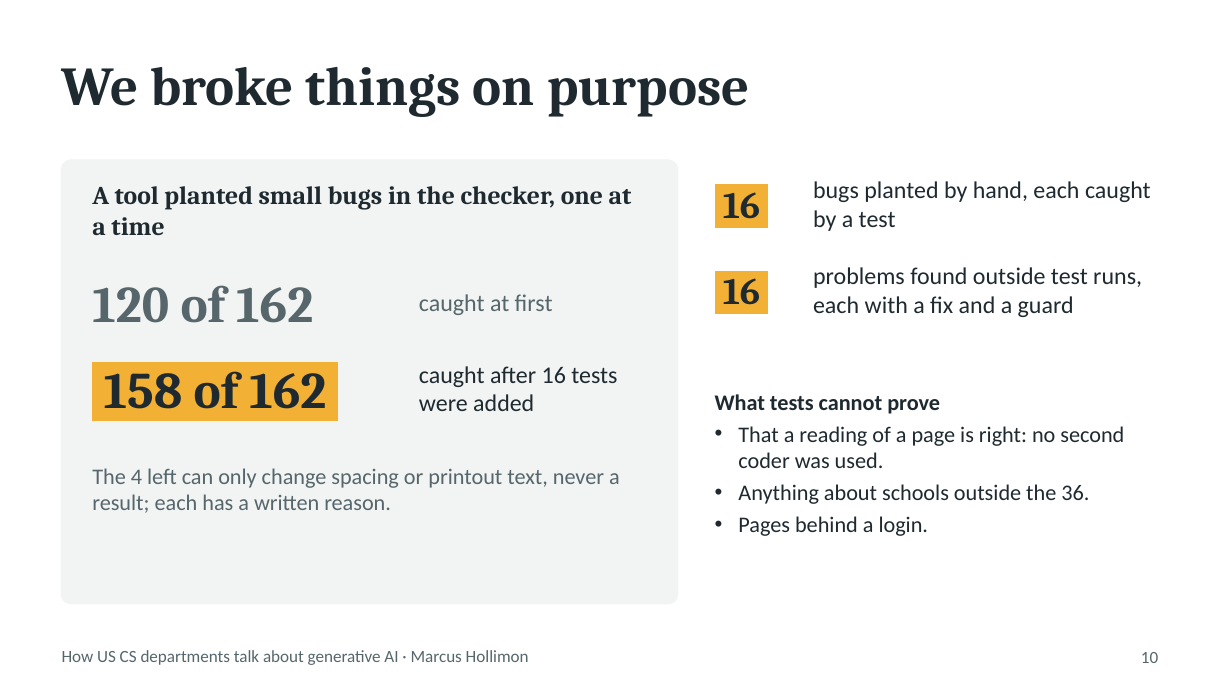
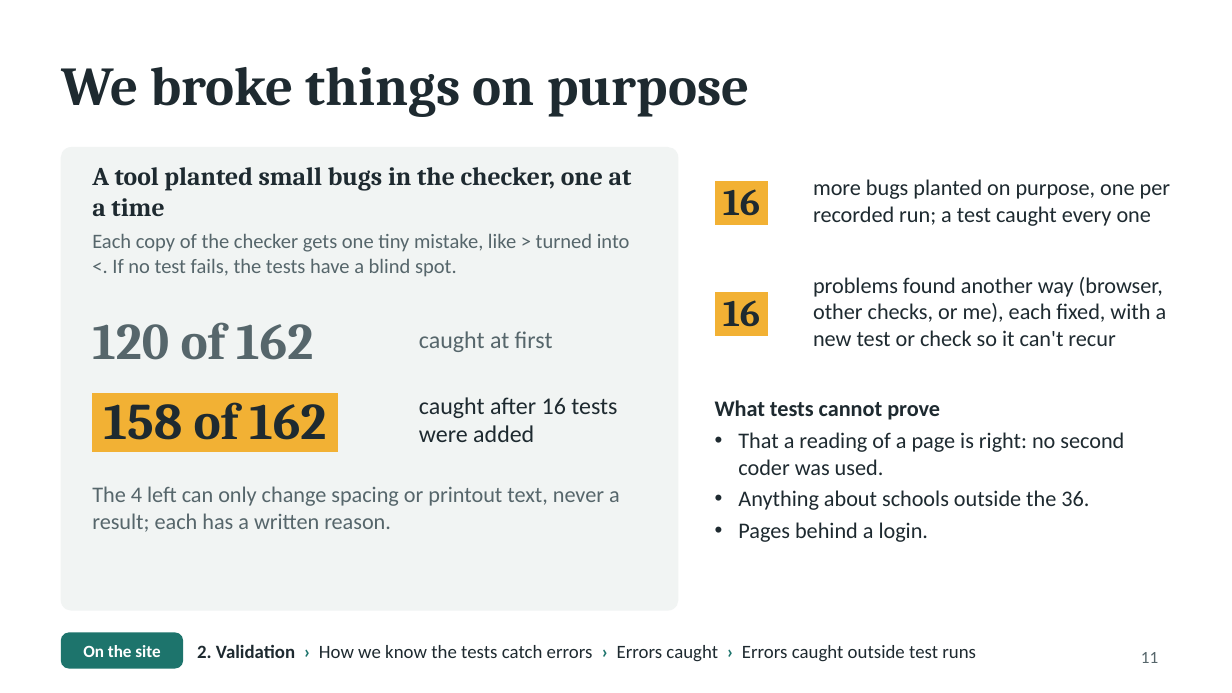
Before and after one commit to Marcus-Hollimon/Project-2-AI-Use-In-Schools, a slide deck: slide 11 of presentation/AI-in-CS-departments.pptx (slide 10 before the commit). Drawn at 1232x693 pixels with LibreOffice and Linux fonts; fonts in the diff are those of the drawing. Boxes give left, top, right and bottom in pixels: in the first picture for what was removed or moved away, otherwise in the second. Text is boxed around its words. In the diff, an @@ line names an element or a change of style, - is before the commit and + after.

```diff
--- a/presentation/AI-in-CS-departments.pptx
+++ b/presentation/AI-in-CS-departments.pptx
@@ rounded rectangle: place and size @@
-rounded rectangle at (62, 160, 678, 604)
+rounded rectangle at (62, 148, 678, 610)
@@ rounded rectangle at (62, 148, 678, 610): proportions changed @@
@@ text "A tool planted small bugs ...": place and size @@
-text "A tool planted small bugs ..." at (92, 186, 632, 235)
+text "A tool planted small bugs ..." at (92, 167, 632, 216)
@@ text at (813, 179, 1170, 226): text changed; size 14 to 13 pt @@
-bugs planted by hand, each caught by a test
+more bugs planted on purpose, one per recorded run; a test caught every one
@@ text added at (92, 234, 630, 277), 12 pt, text #56666B @@
+Each copy of the checker gets one tiny mistake, like > turned into <. If no test fails, the tests have a blind spot.
@@ text "16": place and size @@
-text "16" at (723, 269, 760, 305)
+text "16" at (723, 291, 760, 327)
@@ text at (813, 277, 1167, 346): text changed; size 14 to 13 pt @@
-problems found outside test runs, each with a fix and a guard
+problems found another way (browser, other checks, or me), each fixed, with a new test or check so it can't recur
@@ text "120 of 162": place and size @@
-text "120 of 162" at (92, 285, 313, 323)
+text "120 of 162" at (92, 322, 313, 360)
@@ text "caught at first": place and size @@
-text "caught at first" at (419, 294, 553, 315)
+text "caught at first" at (419, 331, 553, 352)
@@ text "158 of 162": place and size @@
-text "158 of 162" at (104, 361, 326, 409)
+text "158 of 162" at (104, 391, 326, 440)
@@ text "caught after 16 tests were ...": place and size @@
-text "caught after 16 tests were ..." at (419, 366, 617, 411)
+text "caught after 16 tests were ..." at (419, 397, 617, 442)
@@ text "What tests cannot prove": place and size @@
-text "What tests cannot prove" at (715, 394, 1124, 536)
+text "What tests cannot prove" at (715, 400, 1124, 542)
@@ text "The 4 left can only ...": place and size @@
-text "The 4 left can only ..." at (92, 468, 620, 513)
+text "The 4 left can only ..." at (92, 486, 620, 532)
@@ text removed at (62, 650, 529, 665) @@
-How US CS departments talk about generative AI · Marcus Hollimon
@@ rounded rectangle added at (62, 633, 182, 668), fill #1D746C, outline #1D746C 1 pt @@
@@ text added at (83, 645, 160, 657), 10 pt, text #FFFFFF, bold @@
+On the site
@@ text added at (197, 644, 976, 662), 11 pt, text #1E2A30 @@
+2. Validation › How we know the tests catch errors › Errors caught › Errors caught outside test runs
@@ page number at (1141, 652, 1158, 663): text changed @@
-10
+11
```
Also in this commit, not shown: 10 other slides changed, 1 slide added, 3 other files.
